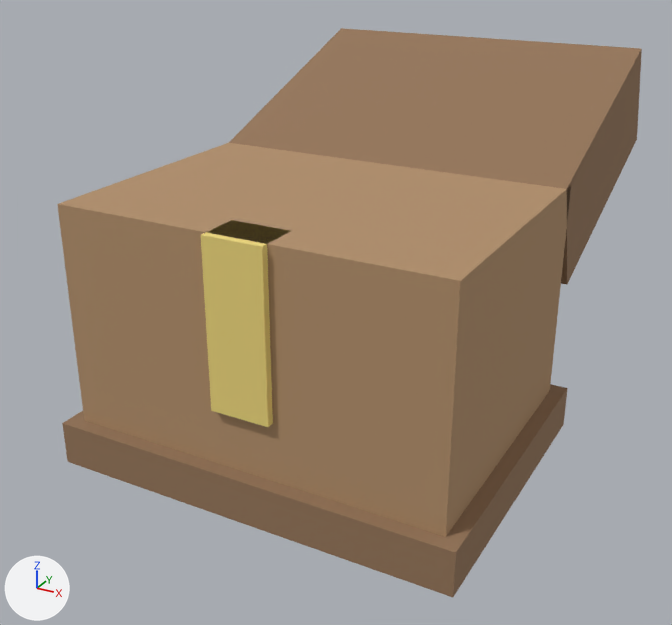
Two versions of the glTF model assets/models/chest.glb, one commit apart.
Both versions are drawn from a 50 mm camera at (0.557, -0.978, 0.692) aimed at (-0.039, 0.106, 0.15). Every picture has the same lights, and +X, +Y and +Z are marked at lower left. The older version comes first.

In view in the first picture: 'base', 'lid'.
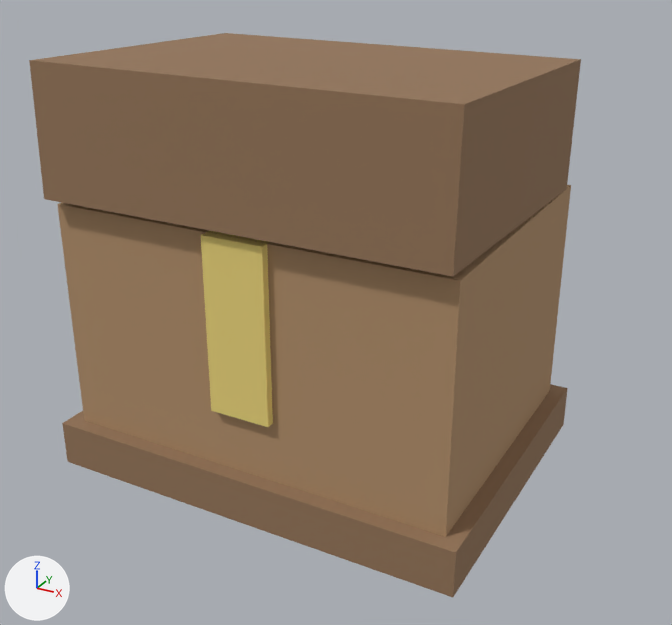
Where the change shows, as pixel boxes [x1, y1, x2, y2] in the pictures (672 x 625 px):
'lid', turned
    before: [229, 28, 642, 285]
    after: [29, 33, 581, 277]

The edits, one by one:
Object 'lid' (ob_lid) turns from (-160, 0, 0) to (-1.7, 0, 0) degrees about x, y and z.
